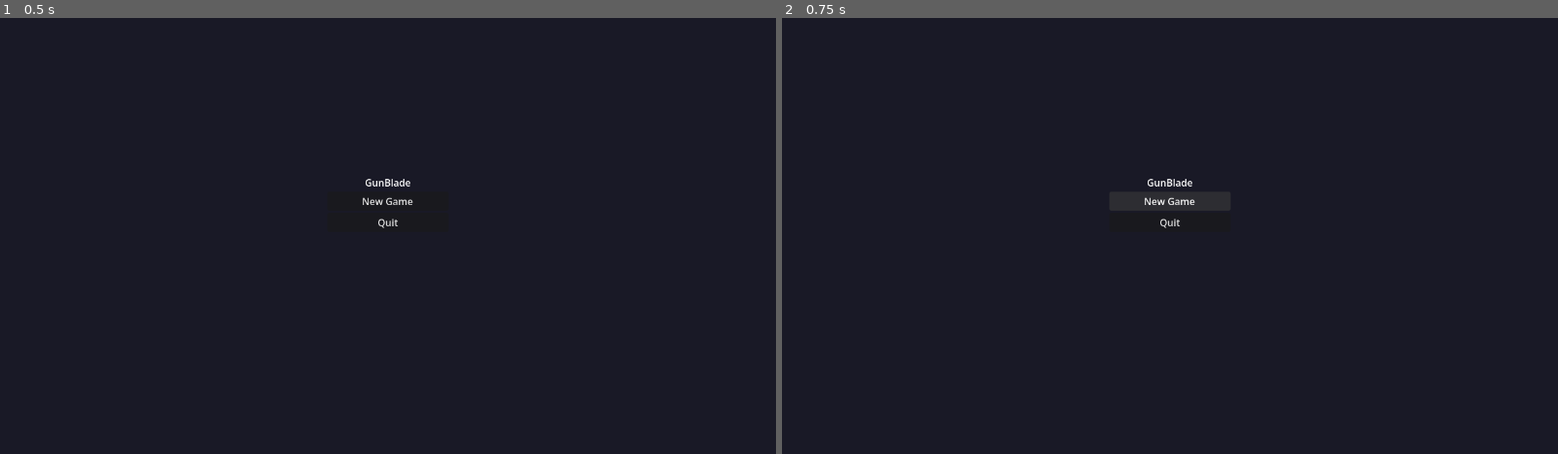
Above: before the commit, frames 1-2 (left to right).
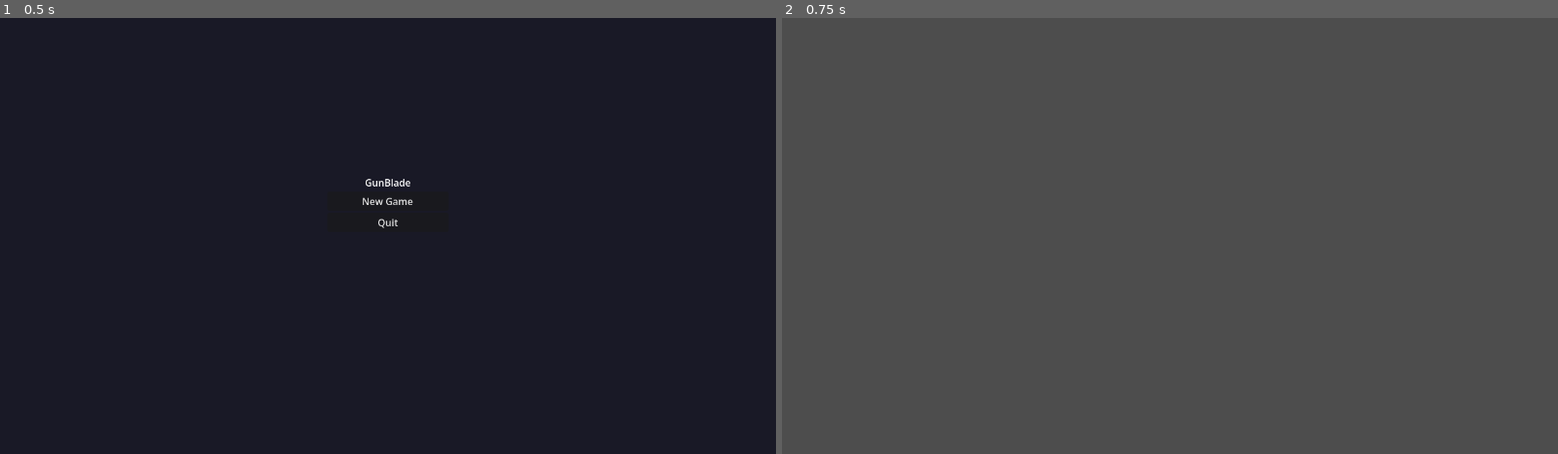
Above: after the commit, the same moments.

Repository: ShadowRaven2025/GunBlade
Game: Godot game, scene res://scenes/menus/MainMenu.tscn
Two runs of this game, one before a commit and one after it. Both use one fixed random seed, a clock stepped at 60 frames per second and the inputs below.
Inputs:
- Up to frame 1 (0.5 s): no input
- Up to frame 2 (0.75 s): click "New Game" at 0.5 s

Frame 1 is identical in both runs. In frame 2, 100% of the frame differs, in the area x 0-100%, y 0-100%.
Error before the commit: Parse Error: Expected expression as the function argument. (res://scenes/game/levels/Dungeon.tscn::GDScript_gamemanager:9)

Commit message:
Fix scenes: use scripts directly in tscn files

Diff:
--- a/scenes/game/characters/Enemy.tscn
+++ b/scenes/game/characters/Enemy.tscn
@@ -1,24 +1,27 @@
-[gd_scene load_steps=3 format=3]
+[gd_scene load_steps=4 format=3]
 
-[sub_resource type="RectangleShape2D" id="RectangleShape2D_enemy"]
+[ext_resource type="Script" path="res://scripts/core/Enemy.gd" id="1_enemy"]
+
+[sub_resource type="RectangleShape2D" id="Shape_enemy"]
 size = Vector2(32, 32)
 
-[sub_resource type="RectangleShape2D" id="RectangleShape2D_detection"]
+[sub_resource type="RectangleShape2D" id="Shape_detection"]
 size = Vector2(200, 200)
 
 [node name="Enemy" type="CharacterBody2D"]
+script = ExtResource("1_enemy")
 
 [node name="AnimatedSprite2D" type="AnimatedSprite2D" parent="."]
 
 [node name="CollisionShape2D" type="CollisionShape2D" parent="."]
-shape = SubResource("RectangleShape2D_enemy")
+shape = SubResource("Shape_enemy")
 
 [node name="Hitbox" type="Area2D" parent="."]
 
 [node name="HitboxShape" type="CollisionShape2D" parent="Hitbox"]
-shape = SubResource("RectangleShape2D_enemy")
+shape = SubResource("Shape_enemy")
 
 [node name="DetectionArea" type="Area2D" parent="."]
 
 [node name="DetectionShape" type="CollisionShape2D" parent="DetectionArea"]
-shape = SubResource("RectangleShape2D_detection")
+shape = SubResource("Shape_detection")
--- a/scenes/game/characters/Player.tscn
+++ b/scenes/game/characters/Player.tscn
@@ -11,9 +11,11 @@
 [node name="AnimatedSprite2D" type="AnimatedSprite2D" parent="."]
 
 [node name="CollisionShape2D" type="CollisionShape2D" parent="."]
-shape = SubResource("RectangleShape2D_player")
+shape = SubResource("Shape_player")
 
 [node name="Hitbox" type="Area2D" parent="."]
 
 [node name="HitboxShape" type="CollisionShape2D" parent="Hitbox"]
-shape = SubResource("RectangleShape2D_hitbox")
+shape = SubResource("Shape_hitbox")
+
+[node name="Camera2D" type="Camera2D" parent="."]
--- a/scenes/game/levels/Dungeon.tscn
+++ b/scenes/game/levels/Dungeon.tscn
@@ -1,145 +1,35 @@
 [gd_scene load_steps=4 format=3]
 
-[sub_resource type="RectangleShape2D" id="RectangleShape2D_player"]
+[ext_resource type="Script" path="res://scripts/core/Player.gd" id="1_player"]
+[ext_resource type="PackedScene" uid="uid://enemy_scene" path="res://scenes/game/characters/Enemy.tscn" id="2_enemy"]
+
+[sub_resource type="RectangleShape2D" id="Shape_player"]
 size = Vector2(32, 32)
 
-[sub_resource type="RectangleShape2D" id="RectangleShape2D_enemy"]
+[sub_resource type="RectangleShape2D" id="Shape_hitbox"]
 size = Vector2(32, 32)
-
-[sub_resource type="RectangleShape2D" id="RectangleShape2D_detection"]
-size = Vector2(200, 200)
-
-[sub_resource type="GDScript" id="GDScript_gamemanager"]
-script/source = "extends Node
-
-func _ready():
-	await get_tree().process_frame
-	_setup_player()
-	_setup_enemies()
-
-func _setup_player():
-	var player = get_node_or_null("Player")
-	if not player:
-		push_error("Player not found!")
-		return
-
-	player.set_script(load("res://scripts/core/Player.gd"))
-	player.speed = 200.0
-	player.max_health = 100
-	player.max_mana = 50
-	player.attack_damage = 10
-	player.attack_range = 50.0
-	player.attack_cooldown = 0.5
-
-	var sprite = player.get_node(\"AnimatedSprite2D\")
-	sprite.sprite_frames = _create_player_sprites()
-	sprite.play(\"idle\")
-
-func _create_player_sprites() -> SpriteFrames:
-	var frames = SpriteFrames.new()
-	frames.add_animation(\"idle\")
-	frames.add_animation(\"run\")
-	frames.add_animation(\"attack\")
-
-	var idle_tex = load(\"res://assets/Tiny Swords (Free Pack)/Units/Yellow Units/Warrior/Warrior_Idle.png\")
-	var run_tex = load(\"res://assets/Tiny Swords (Free Pack)/Units/Yellow Units/Warrior/Warrior_Run.png\")
-	var attack_tex = load(\"res://assets/Tiny Swords (Free Pack)/Units/Yellow Units/Warrior/Warrior_Attack1.png\")
-
-	frames.add_frame(\"idle\", idle_tex)
-	frames.add_frame(\"run\", run_tex)
-	frames.add_frame(\"attack\", attack_tex)
-
-	return frames
-
-func _setup_enemies():
-	var enemy_names = [\"Enemy\", \"Enemy2\"]
-	for name in enemy_names:
-		var enemy = find_child(name, true, false)
-		if enemy:
-			_setup_enemy(enemy)
-
-func _setup_enemy(enemy: CharacterBody2D):
-	enemy.set_script(load(\"res://scripts/core/Enemy.gd\"))
-	enemy.max_health = 30
-	enemy.damage = 10
-	enemy.speed = 100.0
-	enemy.attack_range = 40.0
-	enemy.attack_cooldown = 1.0
-	enemy.follow_range = 200.0
-
-	var sprite = enemy.get_node(\"AnimatedSprite2D\")
-	sprite.sprite_frames = _create_enemy_sprites()
-	sprite.play(\"idle\")
-
-func _create_enemy_sprites() -> SpriteFrames:
-	var frames = SpriteFrames.new()
-	frames.add_animation(\"idle\")
-	frames.add_animation(\"run\")
-	frames.add_animation(\"attack\")
-	frames.add_animation(\"hurt\")
-
-	var idle_tex = load(\"res://assets/Tiny Swords (Free Pack)/Units/Yellow Units/Pawn/Pawn_Idle.png\")
-	var run_tex = load(\"res://assets/Tiny Swords (Free Pack)/Units/Yellow Units/Pawn/Pawn_Run.png\")
-
-	frames.add_frame(\"idle\", idle_tex)
-	frames.add_frame(\"run\", run_tex)
-	frames.add_frame(\"attack\", idle_tex)
-	frames.add_frame(\"hurt\", idle_tex)
-
-	return frames
-"
 
 [node name="Dungeon" type="Node2D"]
 
-[node name="GameManager" type="Node" parent="."]
-script = SubResource("GDScript_gamemanager")
-
 [node name="Player" type="CharacterBody2D" parent="."]
+script = ExtResource("1_player")
+speed = 200.0
 
 [node name="AnimatedSprite2D" type="AnimatedSprite2D" parent="Player"]
 
 [node name="CollisionShape2D" type="CollisionShape2D" parent="Player"]
-shape = SubResource("RectangleShape2D_player")
+shape = SubResource("Shape_player")
 
 [node name="Hitbox" type="Area2D" parent="Player"]
 
 [node name="HitboxShape" type="CollisionShape2D" parent="Player/Hitbox"]
-shape = SubResource("RectangleShape2D_player")
+shape = SubResource("Shape_hitbox")
 
 [node name="Camera2D" type="Camera2D" parent="Player"]
+current = true
 
-[node name="Enemy" type="CharacterBody2D" parent="."]
+[node name="Enemy" parent="." instance=ExtResource("2_enemy")]
 position = Vector2(450, 200)
 
-[node name="AnimatedSprite2D" type="AnimatedSprite2D" parent="Enemy"]
-
-[node name="CollisionShape2D" type="CollisionShape2D" parent="Enemy"]
-shape = SubResource("RectangleShape2D_enemy")
-
-[node name="Hitbox" type="Area2D" parent="Enemy"]
-
-[node name="HitboxShape" type="CollisionShape2D" parent="Enemy/Hitbox"]
-shape = SubResource("RectangleShape2D_enemy")
-
-[node name="DetectionArea" type="Area2D" parent="Enemy"]
-
-[node name="DetectionShape" type="CollisionShape2D" parent="Enemy/DetectionArea"]
-shape = SubResource("RectangleShape2D_detection")
-
-[node name="Enemy2" type="CharacterBody2D" parent="."]
+[node name="Enemy2" parent="." instance=ExtResource("2_enemy")]
 position = Vector2(250, 150)
-
-[node name="AnimatedSprite2D" type="AnimatedSprite2D" parent="Enemy2"]
-
-[node name="CollisionShape2D" type="CollisionShape2D" parent="Enemy2"]
-shape = SubResource("RectangleShape2D_enemy")
-
-[node name="Hitbox" type="Area2D" parent="Enemy2"]
-
-[node name="HitboxShape" type="CollisionShape2D" parent="Enemy2/Hitbox"]
-shape = SubResource("RectangleShape2D_enemy")
-
-[node name="DetectionArea" type="Area2D" parent="Enemy2"]
-
-[node name="DetectionShape" type="CollisionShape2D" parent="Enemy2/DetectionArea"]
-shape = SubResource("RectangleShape2D_detection")
--- a/scripts/core/Enemy.gd
+++ b/scripts/core/Enemy.gd
@@ -1,22 +1,18 @@
-extends CharacterBody2D
-class_name Enemy
+class_name Enemy extends CharacterBody2D
 
 signal died
 signal took_damage(amount: int)
 
 @export var max_health: int = 30
 @export var damage: int = 10
-@export var speed: float = 100.0
+@export var move_speed: float = 100.0
 @export var attack_range: float = 40.0
 @export var attack_cooldown: float = 1.0
 @export var follow_range: float = 200.0
 
 var current_health: int
 var can_attack: bool = true
-var player: Node2D = null
-
-var sprite_idle: Texture2D
-var sprite_run: Texture2D
+var target_player: Node2D = null
 
 @onready var animated_sprite: AnimatedSprite2D = $AnimatedSprite2D
 @onready var hitbox: Area2D = $Hitbox
@@ -25,28 +21,47 @@
 func _ready():
 	current_health = max_health
 	_load_sprites()
-	_detection_setup()
+	_connect_detection()
 
 func _load_sprites():
-	sprite_idle = load("res://assets/Tiny Swords (Free Pack)/Units/Yellow Units/Pawn/Pawn_Idle.png")
-	sprite_run = load("res://assets/Tiny Swords (Free Pack)/Units/Yellow Units/Pawn/Pawn_Run.png")
+	var idle_tex = load("res://assets/Tiny Swords (Free Pack)/Units/Yellow Units/Pawn/Pawn_Idle.png")
+	var run_tex = load("res://assets/Tiny Swords (Free Pack)/Units/Yellow Units/Pawn/Pawn_Run.png")
 
-	animated_sprite.sprite_frames = SpriteFrames.new()
-	animated_sprite.sprite_frames.add_animation("idle")
-	animated_sprite.sprite_frames.add_frame("idle", sprite_idle)
-	animated_sprite.sprite_frames.add_animation("run")
-	animated_sprite.sprite_frames.add_frame("run", sprite_run)
+	var frames = SpriteFrames.new()
+	frames.add_animation("idle")
+	frames.add_animation("run")
+	frames.add_animation("attack")
+	frames.add_animation("hurt")
+	frames.add_frame("idle", idle_tex)
+	frames.add_frame("run", run_tex)
+	frames.add_frame("attack", idle_tex)
+	frames.add_frame("hurt", idle_tex)
+
+	animated_sprite.sprite_frames = frames
 	animated_sprite.play("idle")
 
-func _physics_process(delta):
-	if player:
-		var distance = global_position.distance_to(player.global_position)
+func _connect_detection():
+	if detection_area:
+		detection_area.body_entered.connect(_on_body_entered)
+		detection_area.body_exited.connect(_on_body_exited)
+
+func _on_body_entered(body):
+	if body.name == "Player":
+		target_player = body
+
+func _on_body_exited(body):
+	if body.name == "Player":
+		target_player = null
+
+func _physics_process(_delta):
+	if is_instance_valid(target_player):
+		var distance = global_position.distance_to(target_player.global_position)
 
 		if distance <= follow_range:
-			var direction = (player.global_position - global_position).normalized()
+			var direction = (target_player.global_position - global_position).normalized()
 
 			if distance > attack_range:
-				velocity = direction * speed
+				velocity = direction * move_speed
 				animated_sprite.play("run")
 			else:
 				velocity = Vector2.ZERO
@@ -66,26 +81,12 @@
 	elif direction.x > 0:
 		animated_sprite.flip_h = false
 
-func _detection_setup():
-	if detection_area:
-		detection_area.body_entered.connect(_on_player_detected)
-		detection_area.body_exited.connect(_on_player_lost)
-
-func _on_player_detected(body):
-	if body is Player:
-		player = body
-
-func _on_player_lost(body):
-	if body is Player:
-		if player == body:
-			player = null
-
 func attack():
 	can_attack = false
 	animated_sprite.play("attack")
 
-	if player and global_position.distance_to(player.global_position) <= attack_range:
-		player.take_damage(damage)
+	if is_instance_valid(target_player) and global_position.distance_to(target_player.global_position) <= attack_range:
+		target_player.take_damage(damage)
 
 	await get_tree().create_timer(attack_cooldown).timeout
 	can_attack = true
--- a/scripts/core/Player.gd
+++ b/scripts/core/Player.gd
@@ -1,5 +1,4 @@
-extends CharacterBody2D
-class_name Player
+class_name Player extends CharacterBody2D
 
 signal health_changed(current_hp: int, max_hp: int)
 signal mana_changed(current_mana: int, max_mana: int)
@@ -18,35 +17,33 @@
 var can_attack: bool = true
 var current_direction: Vector2 = Vector2.DOWN
 
-var sprite_idle: Texture2D
-var sprite_run: Texture2D
-var sprite_attack: Texture2D
-
 @onready var animated_sprite: AnimatedSprite2D = $AnimatedSprite2D
 @onready var hitbox: Area2D = $Hitbox
 
 func _ready():
-	_load_sprites()
 	current_health = max_health
 	current_mana = max_mana
+	_load_sprites()
 
 func _load_sprites():
-	sprite_idle = load("res://assets/Tiny Swords (Free Pack)/Units/Yellow Units/Warrior/Warrior_Idle.png")
-	sprite_run = load("res://assets/Tiny Swords (Free Pack)/Units/Yellow Units/Warrior/Warrior_Run.png")
-	sprite_attack = load("res://assets/Tiny Swords (Free Pack)/Units/Yellow Units/Warrior/Warrior_Attack1.png")
+	var idle_tex = load("res://assets/Tiny Swords (Free Pack)/Units/Yellow Units/Warrior/Warrior_Idle.png")
+	var run_tex = load("res://assets/Tiny Swords (Free Pack)/Units/Yellow Units/Warrior/Warrior_Run.png")
+	var attack_tex = load("res://assets/Tiny Swords (Free Pack)/Units/Yellow Units/Warrior/Warrior_Attack1.png")
 
-	animated_sprite.sprite_frames = SpriteFrames.new()
-	animated_sprite.sprite_frames.add_animation("idle")
-	animated_sprite.sprite_frames.add_frame("idle", sprite_idle)
-	animated_sprite.sprite_frames.add_animation("run")
-	animated_sprite.sprite_frames.add_frame("run", sprite_run)
-	animated_sprite.sprite_frames.add_animation("attack")
-	animated_sprite.sprite_frames.add_frame("attack", sprite_attack)
+	var frames = SpriteFrames.new()
+	frames.add_animation("idle")
+	frames.add_animation("run")
+	frames.add_animation("attack")
+	frames.add_frame("idle", idle_tex)
+	frames.add_frame("run", run_tex)
+	frames.add_frame("attack", attack_tex)
+
+	animated_sprite.sprite_frames = frames
 	animated_sprite.play("idle")
 
-func _physics_process(delta):
+func _physics_process(_delta):
 	var direction = _get_input_direction()
-	_move(direction, delta)
+	_move(direction)
 	_update_animation(direction)
 
 	if Input.is_action_just_pressed("attack"):
@@ -58,7 +55,7 @@
 	direction.y = Input.get_axis("move_up", "move_down")
 	return direction.normalized()
 
-func _move(direction: Vector2, _delta: float):
+func _move(direction: Vector2):
 	if direction != Vector2.ZERO:
 		current_direction = direction
 	velocity = direction * speed
@@ -79,9 +76,6 @@
 	else:
 		animated_sprite.play("idle")
 
-func _setup_animations():
-	pass
-
 func attack():
 	if can_attack:
 		can_attack = false
@@ -89,9 +83,9 @@
 		animated_sprite.play("attack")
 
 		var enemies = hitbox.get_overlapping_bodies()
-		for enemy in enemies:
-			if enemy.has_method("take_damage"):
-				enemy.take_damage(attack_damage)
+		for e in enemies:
+			if e.has_method("take_damage"):
+				e.take_damage(attack_damage)
 
 		await get_tree().create_timer(attack_cooldown).timeout
 		can_attack = true
@@ -108,17 +102,6 @@
 	current_health = min(current_health + amount, max_health)
 	health_changed.emit(current_health, max_health)
 
-func use_mana(amount: int) -> bool:
-	if current_mana >= amount:
-		current_mana -= amount
-		mana_changed.emit(current_mana, max_mana)
-		return true
-	return false
-
-func restore_mana(amount: int):
-	current_mana = min(current_mana + amount, max_mana)
-	mana_changed.emit(current_mana, max_mana)
-
 func die():
 	died.emit()
 	queue_free()
Not shown: 1 places in scenes/game/characters/Player.tscn that only renumber resources
